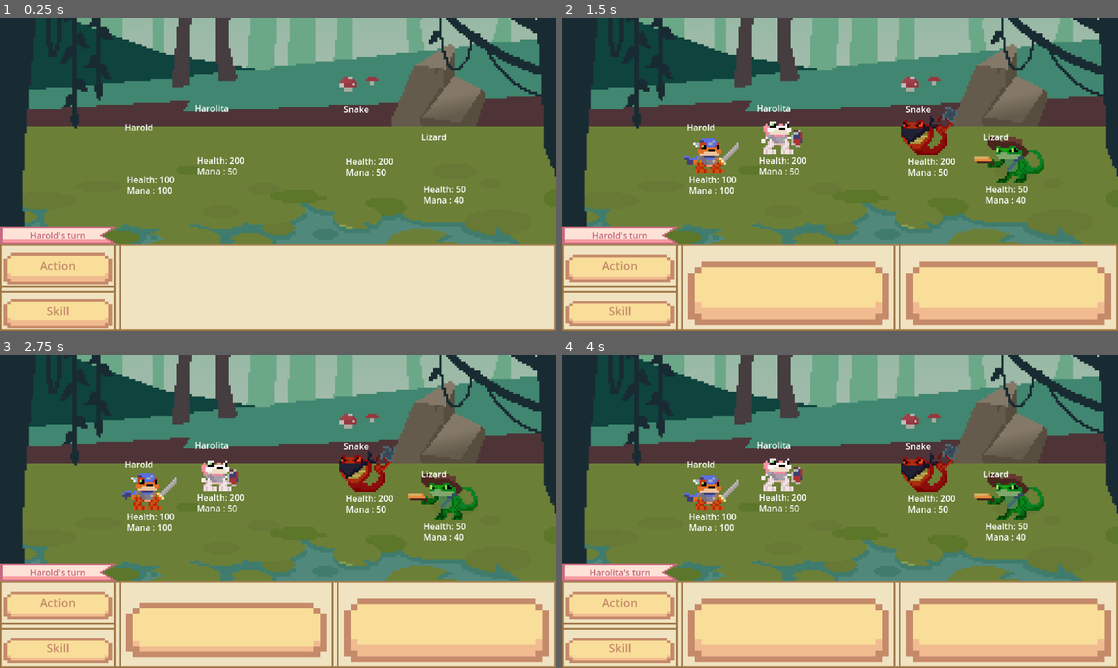
Above: before the commit, frames 1-4 (two rows, left to right).
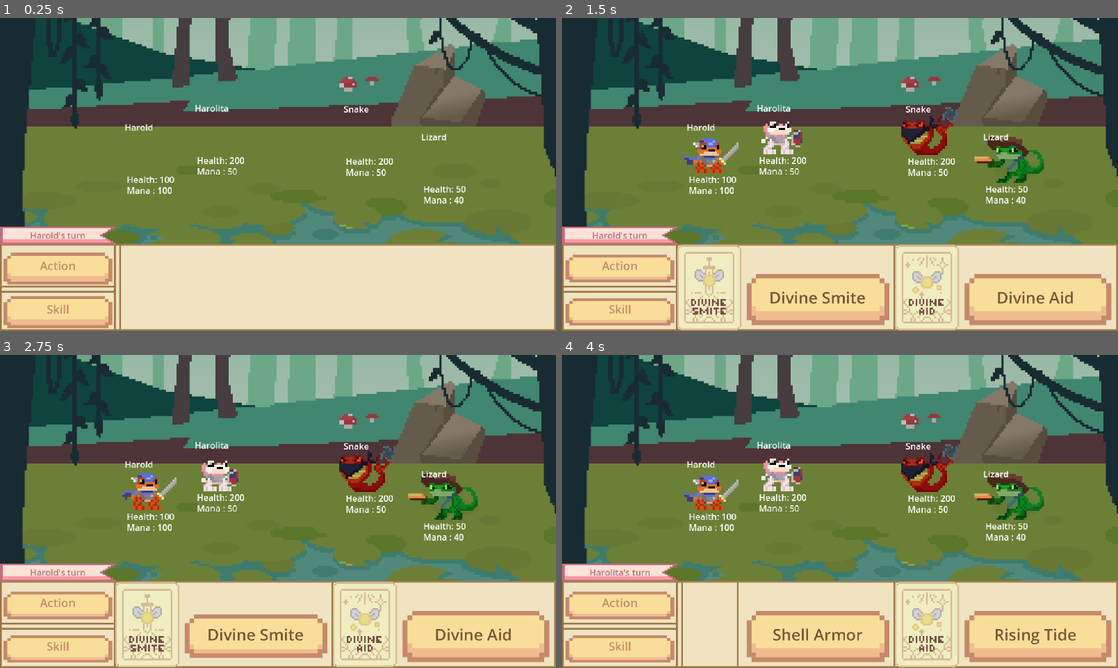
Above: after the commit, the same moments.

Repository: NxKuma/ISCS_RPG
Game: Godot game, scene res://Scene/main.tscn
The game is run twice, just before and just after one commit, with the same random seed, the same clock (stepped at 60 frames per second) and the same inputs.
Inputs (mouse positions are in pixels of both pictures, inside the frame that each line leads up to):
- Up to frame 1 (0.25 s): no input
- Up to frame 2 (1.5 s): click "Action" at 0.5 s; click "Skill" at 1.25 s
- Up to frame 3 (2.75 s): click (227, 624) at 2.02 s
- Up to frame 4 (4 s): tap Enter (ui_accept) at 2.75, 3.02, 3.77 s; move the mouse to (712, 489) at 2.77 s; click (712, 489) at 2.92 s; move the mouse to (778, 470) at 3.52 s; click (778, 470) at 3.67 s

The runs differ from the first frame. In frame 1, 0.4% of the frame differs, in the area x 0-21%, y 88-99%; in frame 2, 9.5%, in the area x 0-99%, y 72-100%; in frame 3, 9.3%; in frame 4, 9.2%.
Error before the commit: Out of bounds get index '2' (on base: 'Array[AnimatedSprite2D]') (res://Script/GameHandler.gd:136)
Error after the commit: Out of bounds get index '2' (on base: 'Array[AnimatedSprite2D]') (res://Script/GameHandler.gd:155)

Commit message:
ideally changes card images
should only work for first skill, missing 2nd skill code

something broke with the action order

Diff:
--- a/iscs-rpg/Resource/Team/Harold.tres
+++ b/iscs-rpg/Resource/Team/Harold.tres
@@ -1,7 +1,9 @@
-[gd_resource type="Resource" script_class="Entity" load_steps=4 format=3 uid="uid://b8tdcow0rsb2p"]
+[gd_resource type="Resource" script_class="Entity" load_steps=8 format=3 uid="uid://b8tdcow0rsb2p"]
 
 [ext_resource type="Script" path="res://Script/SuperScript/Entity.gd" id="1_1cf0i"]
 [ext_resource type="Script" path="res://Script/SuperScript/Skill.gd" id="2_3cg8k"]
+[ext_resource type="Texture2D" uid="uid://bk1xopb22k1vs" path="res://Art/harold_divine_smite.png" id="3_a83e5"]
+[ext_resource type="Texture2D" uid="uid://dlnogxwxpr6yj" path="res://Art/harold_divine_aid.png" id="4_m6a2x"]
 
 [sub_resource type="Resource" id="Resource_4q3bl"]
 script = ExtResource("2_3cg8k")
@@ -15,6 +17,32 @@
 skill_element = 4
 skill_damage = 30.0
 
+[sub_resource type="Resource" id="Resource_wxjri"]
+script = ExtResource("2_3cg8k")
+skill_name = "Divine Smite"
+skill_cost = 30
+skill_cooldown = 0
+skill_description = "Imbues your weapon with the light of the firefly and gives your attacks 1.5x boost."
+skill_target = "Single"
+skill_type = "Support"
+skill_mode = "Special"
+skill_element = 4
+skill_damage = 0.0
+card_img = ExtResource("3_a83e5")
+
+[sub_resource type="Resource" id="Resource_e8i83"]
+script = ExtResource("2_3cg8k")
+skill_name = "Divine Aid"
+skill_cost = 80
+skill_cooldown = 0
+skill_description = "Harold calls for the blessing of the fireflies and gives your team +25% Crit Chance."
+skill_target = "All"
+skill_type = "Support"
+skill_mode = "Special"
+skill_element = 4
+skill_damage = 0.0
+card_img = ExtResource("4_m6a2x")
+
 [resource]
 resource_local_to_scene = true
 script = ExtResource("1_1cf0i")
@@ -23,7 +51,7 @@
 mana = 100
 damage = 40.0
 inTeam = true
-skill_list = Array[ExtResource("2_3cg8k")]([SubResource("Resource_4q3bl")])
+skill_list = Array[ExtResource("2_3cg8k")]([SubResource("Resource_4q3bl"), SubResource("Resource_wxjri"), SubResource("Resource_e8i83")])
 element = 4
 resistance = Array[int]([3, 4])
 weakness = Array[int]([1])
--- a/iscs-rpg/Resource/Team/Harolita.tres
+++ b/iscs-rpg/Resource/Team/Harolita.tres
@@ -15,6 +15,30 @@
 skill_element = 0
 skill_damage = 0.0
 
+[sub_resource type="Resource" id="Resource_6tfdu"]
+script = ExtResource("2_rkk1s")
+skill_name = "Shell Armor"
+skill_cost = 30
+skill_cooldown = 0
+skill_description = "Harolita fortifies her defenses with sturdy shells, giving her +25% resistance to all damage."
+skill_target = "Single"
+skill_type = "Support"
+skill_mode = "Special"
+skill_element = 1
+skill_damage = 0.0
+
+[sub_resource type="Resource" id="Resource_we3id"]
+script = ExtResource("2_rkk1s")
+skill_name = "Rising Tide"
+skill_cost = 70
+skill_cooldown = 0
+skill_description = "Harolita calls for the tide and propells her team faster, giving everyone in her team x2 speed."
+skill_target = "All"
+skill_type = "Support"
+skill_mode = "Special"
+skill_element = 1
+skill_damage = 0.0
+
 [resource]
 script = ExtResource("1_cmhqr")
 entity_name = "Harolita"
@@ -22,7 +46,7 @@
 mana = 50
 damage = 20.0
 inTeam = true
-skill_list = Array[ExtResource("2_rkk1s")]([SubResource("Resource_raw4b")])
+skill_list = Array[ExtResource("2_rkk1s")]([SubResource("Resource_raw4b"), SubResource("Resource_6tfdu"), SubResource("Resource_we3id")])
 element = 1
 resistance = Array[int]([])
 weakness = Array[int]([])
--- a/iscs-rpg/Scene/main.tscn
+++ b/iscs-rpg/Scene/main.tscn
@@ -11,7 +11,9 @@
 [ext_resource type="Resource" uid="uid://dcrqn48o2sdu5" path="res://Resource/Enemies/Lizard.tres" id="7_aki4r"]
 [ext_resource type="PackedScene" uid="uid://chbe22p815kfy" path="res://Scene/ui.tscn" id="7_hsdh1"]
 [ext_resource type="Resource" uid="uid://bfpvp7h5i2nb2" path="res://Resource/Team/Harolita.tres" id="7_ugwp5"]
+[ext_resource type="Texture2D" uid="uid://bk1xopb22k1vs" path="res://Art/harold_divine_smite.png" id="8_b7obx"]
 [ext_resource type="Texture2D" uid="uid://bwsxfi4t22s0u" path="res://Art/Lizard.png" id="9_tar5j"]
+[ext_resource type="Texture2D" uid="uid://dlnogxwxpr6yj" path="res://Art/harold_divine_aid.png" id="9_u3xpr"]
 
 [sub_resource type="ShaderMaterial" id="ShaderMaterial_wb0ka"]
 resource_local_to_scene = true
@@ -54,7 +56,33 @@
 skill_element = 4
 skill_damage = 30.0
 
-[sub_resource type="Resource" id="Resource_aavtq"]
+[sub_resource type="Resource" id="Resource_wxjri"]
+script = ExtResource("3_eqwtp")
+skill_name = "Divine Smite"
+skill_cost = 30
+skill_cooldown = 0
+skill_description = "Imbues your weapon with the light of the firefly and gives your attacks 1.5x boost."
+skill_target = "Single"
+skill_type = "Support"
+skill_mode = "Special"
+skill_element = 4
+skill_damage = 0.0
+card_img = ExtResource("8_b7obx")
+
+[sub_resource type="Resource" id="Resource_e8i83"]
+script = ExtResource("3_eqwtp")
+skill_name = "Divine Aid"
+skill_cost = 80
+skill_cooldown = 0
+skill_description = "Harold calls for the blessing of the fireflies and gives your team +25% Crit Chance."
+skill_target = "All"
+skill_type = "Support"
+skill_mode = "Special"
+skill_element = 4
+skill_damage = 0.0
+card_img = ExtResource("9_u3xpr")
+
+[sub_resource type="Resource" id="Resource_toemn"]
 resource_local_to_scene = true
 script = ExtResource("2_f8bsn")
 entity_name = "Harold"
@@ -62,7 +90,7 @@
 mana = 100
 damage = 40.0
 inTeam = true
-skill_list = Array[ExtResource("3_eqwtp")]([SubResource("Resource_4q3bl")])
+skill_list = Array[ExtResource("3_eqwtp")]([SubResource("Resource_4q3bl"), SubResource("Resource_wxjri"), SubResource("Resource_e8i83")])
 element = 4
 resistance = Array[int]([3, 4])
 weakness = Array[int]([1])
@@ -170,7 +198,7 @@
 position = Vector2(513, 468)
 scale = Vector2(7.5, 7.5)
 sprite_frames = SubResource("SpriteFrames_huilu")
-stats = SubResource("Resource_aavtq")
+stats = SubResource("Resource_toemn")
 
 [node name="Player2" parent="." instance=ExtResource("1_uhqgt")]
 material = SubResource("ShaderMaterial_aivnm")
--- a/iscs-rpg/Scene/player.tscn
+++ b/iscs-rpg/Scene/player.tscn
@@ -154,10 +154,6 @@
 "values": [0.0, 0.0872665, -0.0872665, 0.0]
 }
 
-[sub_resource type="Animation" id="Animation_q3xsd"]
-resource_name = "Stun"
-step = 0.1
-
 [sub_resource type="Animation" id="Animation_dfmfy"]
 length = 0.001
 tracks/0/type = "value"
@@ -208,6 +204,10 @@
 "update": 0,
 "values": [0.0]
 }
+
+[sub_resource type="Animation" id="Animation_q3xsd"]
+resource_name = "Stun"
+step = 0.1
 
 [sub_resource type="AnimationLibrary" id="AnimationLibrary_t5cmg"]
 _data = {
--- a/iscs-rpg/Scene/ui.tscn
+++ b/iscs-rpg/Scene/ui.tscn
@@ -1,7 +1,9 @@
-[gd_scene load_steps=8 format=3 uid="uid://chbe22p815kfy"]
+[gd_scene load_steps=10 format=3 uid="uid://chbe22p815kfy"]
 
 [ext_resource type="StyleBox" uid="uid://d2rj7cq7mwm3u" path="res://Resource/Textrue/ui.tres" id="1_b0web"]
 [ext_resource type="Texture2D" uid="uid://dg04w854mvlx5" path="res://Art/Art.png" id="1_i4p0k"]
+[ext_resource type="Texture2D" uid="uid://bk1xopb22k1vs" path="res://Art/harold_divine_smite.png" id="3_30tia"]
+[ext_resource type="Texture2D" uid="uid://dlnogxwxpr6yj" path="res://Art/harold_divine_aid.png" id="4_qt4ej"]
 
 [sub_resource type="AtlasTexture" id="AtlasTexture_jjf2c"]
 atlas = ExtResource("1_i4p0k")
@@ -102,6 +104,7 @@
 anchors_preset = 15
 anchor_right = 1.0
 anchor_bottom = 1.0
+offset_top = -12.0
 grow_horizontal = 2
 grow_vertical = 2
 mouse_default_cursor_shape = 2
@@ -130,6 +133,7 @@
 theme_override_styles/panel = ExtResource("1_b0web")
 
 [node name="ActionPanel" type="HSplitContainer" parent="BottomContainer/HSplitter/RSelection"]
+visible = false
 layout_mode = 1
 anchors_preset = 15
 anchor_right = 1.0
@@ -202,7 +206,6 @@
 vertical_alignment = 1
 
 [node name="Skill" type="HSplitContainer" parent="BottomContainer/HSplitter/RSelection"]
-visible = false
 layout_mode = 1
 anchors_preset = 15
 anchor_right = 1.0
@@ -216,37 +219,120 @@
 layout_mode = 2
 theme_override_styles/panel = ExtResource("1_b0web")
 
-[node name="Button" type="TextureButton" parent="BottomContainer/HSplitter/RSelection/Skill/Panel"]
-layout_mode = 1
-anchors_preset = 15
-anchor_right = 1.0
-anchor_bottom = 1.0
-grow_horizontal = 2
-grow_vertical = 2
-mouse_default_cursor_shape = 2
-toggle_mode = true
-texture_normal = SubResource("AtlasTexture_jjf2c")
-texture_pressed = SubResource("AtlasTexture_w0rsb")
-texture_hover = SubResource("AtlasTexture_oxyae")
-stretch_mode = 0
+[node name="HSplitContainer" type="HSplitContainer" parent="BottomContainer/HSplitter/RSelection/Skill/Panel"]
+layout_mode = 1
+anchors_preset = 15
+anchor_right = 1.0
+anchor_bottom = 1.0
+grow_horizontal = 2
+grow_vertical = 2
+split_offset = 180
+
+[node name="Card1Panel" type="Panel" parent="BottomContainer/HSplitter/RSelection/Skill/Panel/HSplitContainer"]
+layout_mode = 2
+size_flags_horizontal = 0
+size_flags_vertical = 0
+tooltip_text = "Imbues your weapon with the light of the fire fly and gives your attacks 1.5x boost."
+
+[node name="Sprite2D" type="Sprite2D" parent="BottomContainer/HSplitter/RSelection/Skill/Panel/HSplitContainer/Card1Panel"]
+z_index = 1
+position = Vector2(96, 150)
+scale = Vector2(6, 6)
+texture = ExtResource("3_30tia")
+
+[node name="Button1Panel" type="Panel" parent="BottomContainer/HSplitter/RSelection/Skill/Panel/HSplitContainer"]
+layout_mode = 2
+theme_override_styles/panel = ExtResource("1_b0web")
+
+[node name="Button" type="TextureButton" parent="BottomContainer/HSplitter/RSelection/Skill/Panel/HSplitContainer/Button1Panel"]
+layout_mode = 2
+anchor_left = 0.029
+anchor_right = 1.0
+anchor_bottom = 1.0
+offset_left = 1.108
+offset_top = 55.0
+offset_right = -6.0
+offset_bottom = -5.0
+grow_horizontal = 2
+grow_vertical = 2
+mouse_default_cursor_shape = 2
+toggle_mode = true
+texture_normal = SubResource("AtlasTexture_jjf2c")
+texture_pressed = SubResource("AtlasTexture_w0rsb")
+texture_hover = SubResource("AtlasTexture_oxyae")
+stretch_mode = 0
+
+[node name="Label" type="Label" parent="BottomContainer/HSplitter/RSelection/Skill/Panel/HSplitContainer/Button1Panel/Button"]
+layout_mode = 0
+offset_left = 49.0
+offset_top = 80.0
+offset_right = 475.0
+offset_bottom = 179.0
+theme_override_colors/font_color = Color(0.497738, 0.334799, 0.223543, 1)
+theme_override_font_sizes/font_size = 55
+text = "Skill1
+"
+horizontal_alignment = 1
+vertical_alignment = 1
 
 [node name="Panel2" type="Panel" parent="BottomContainer/HSplitter/RSelection/Skill"]
 layout_mode = 2
 theme_override_styles/panel = ExtResource("1_b0web")
 
-[node name="Button" type="TextureButton" parent="BottomContainer/HSplitter/RSelection/Skill/Panel2"]
-layout_mode = 1
-anchors_preset = 15
-anchor_right = 1.0
-anchor_bottom = 1.0
-grow_horizontal = 2
-grow_vertical = 2
-mouse_default_cursor_shape = 2
-toggle_mode = true
-texture_normal = SubResource("AtlasTexture_jjf2c")
-texture_pressed = SubResource("AtlasTexture_w0rsb")
-texture_hover = SubResource("AtlasTexture_oxyae")
-stretch_mode = 0
+[node name="HSplitContainer2" type="HSplitContainer" parent="BottomContainer/HSplitter/RSelection/Skill/Panel2"]
+layout_mode = 1
+anchors_preset = 15
+anchor_right = 1.0
+anchor_bottom = 1.0
+grow_horizontal = 2
+grow_vertical = 2
+split_offset = 180
+
+[node name="Card2Panel" type="Panel" parent="BottomContainer/HSplitter/RSelection/Skill/Panel2/HSplitContainer2"]
+layout_mode = 2
+size_flags_horizontal = 0
+size_flags_vertical = 0
+tooltip_text = "Harold calls for the blessing of the fireflies and gives your team +25% Crit Chance."
+
+[node name="Sprite2D" type="Sprite2D" parent="BottomContainer/HSplitter/RSelection/Skill/Panel2/HSplitContainer2/Card2Panel"]
+z_index = 1
+position = Vector2(96, 150)
+scale = Vector2(6, 6)
+texture = ExtResource("4_qt4ej")
+
+[node name="Button2Panel" type="Panel" parent="BottomContainer/HSplitter/RSelection/Skill/Panel2/HSplitContainer2"]
+layout_mode = 2
+theme_override_styles/panel = ExtResource("1_b0web")
+
+[node name="Button" type="TextureButton" parent="BottomContainer/HSplitter/RSelection/Skill/Panel2/HSplitContainer2/Button2Panel"]
+layout_mode = 2
+anchor_left = 0.029
+anchor_right = 1.0
+anchor_bottom = 1.0
+offset_left = 1.108
+offset_top = 55.0
+offset_right = -6.0
+offset_bottom = -5.0
+grow_horizontal = 2
+grow_vertical = 2
+mouse_default_cursor_shape = 2
+toggle_mode = true
+texture_normal = SubResource("AtlasTexture_jjf2c")
+texture_pressed = SubResource("AtlasTexture_w0rsb")
+texture_hover = SubResource("AtlasTexture_oxyae")
+stretch_mode = 0
+
+[node name="Label" type="Label" parent="BottomContainer/HSplitter/RSelection/Skill/Panel2/HSplitContainer2/Button2Panel/Button"]
+offset_left = 49.0
+offset_top = 80.0
+offset_right = 475.0
+offset_bottom = 179.0
+theme_override_colors/font_color = Color(0.497738, 0.334799, 0.223543, 1)
+theme_override_font_sizes/font_size = 55
+text = "Skill2
+"
+horizontal_alignment = 1
+vertical_alignment = 1
 
 [node name="Panel" type="Panel" parent="."]
 layout_mode = 1
--- a/iscs-rpg/Script/GameHandler.gd
+++ b/iscs-rpg/Script/GameHandler.gd
@@ -3,6 +3,14 @@
 @onready var ui: Control = $UI
 @onready var label: Label = $Label
 
+const cursor_open = preload("res://Art/harold_open_cursor_big.png")
+const cursor_point = preload("res://Art/harold_point_cursor_big.png")
+const dsmite_card = preload("res://Art/harold_divine_smite.png")
+const daid_card = preload("res://Art/harold_divine_aid.png")
+const sarmor_card = preload("res://Art/harolita_shell_armor.png")
+const rtide_card = preload("res://Art/harolita_rising_tide.png")
+
+var cards: Array = [dsmite_card, daid_card, sarmor_card, rtide_card]
 var entities: Array[AnimatedSprite2D] = []
 var team: Array[AnimatedSprite2D] = []
 var enemies: Array[AnimatedSprite2D] = []
@@ -10,6 +18,8 @@
 
 var current_state: int = GameState.SetUp
 var special_button: TextureButton
+var skill1_button: TextureButton
+var skill2_button: TextureButton
 var a_panel: HSplitContainer
 var s_panel: HSplitContainer
 var l_panel: VSplitContainer
@@ -40,6 +50,9 @@
 	l_panel = ui.get_child(0).get_child(0).get_child(0).get_child(0)
 	turn_indicator = ui.get_child(1).get_child(0)
 
+	Input.set_custom_mouse_cursor(cursor_open, Input.CURSOR_ARROW)
+	Input.set_custom_mouse_cursor(cursor_point, Input.CURSOR_POINTING_HAND)
+
 	a_panel.set_visible(false)
 	s_panel.set_visible(false)
 #--------------------------------------------------------------
@@ -47,7 +60,9 @@
 		right_buttons.append(child.get_child(0))
 	special_button = right_buttons[1]
 	for child in s_panel.get_children():
-		right_buttons.append(child.get_child(0))
+		right_buttons.append(child.get_child(0).get_child(1).get_child(0))
+	skill1_button = right_buttons[2]
+	skill2_button = right_buttons[3]
 	for rb in right_buttons:
 		rb.button_up.connect(_attack_button_press)
 #--------------------------------------------------------------
@@ -120,6 +135,10 @@
 		turn_indicator.text = team[current_entity].stats.entity_name +"'s turn"
 		if a_panel.is_visible():
 			special_button.get_child(0).text = team[current_entity].stats.skill_list[0].skill_name
+		if s_panel.is_visible():
+			skill1_button.get_child(0).text = team[current_entity].stats.skill_list[1].skill_name
+			skill2_button.get_child(0).text = team[current_entity].stats.skill_list[2].skill_name
+			skill1_button.get_parent().get_parent().get_child(0).get_child(0).texture = team[current_entity].stats.skill_list[1].card_img
 #------------------------------------------------------------------------------
 	elif current_state == GameState.Target:
 		has_queued = false
--- a/iscs-rpg/Script/SuperScript/Skill.gd
+++ b/iscs-rpg/Script/SuperScript/Skill.gd
@@ -11,6 +11,7 @@
 @export_enum("Special", "Active") var skill_mode: String
 @export var skill_element: Element
 @export var skill_damage: float
+@export var card_img: Texture2D
 
 #Hidden in the Inspector
 enum Element{
Binary file added: iscs-rpg/Art/harold_divine_aid.png
Not shown, added: iscs-rpg/Art/harold_divine_aid.png.import
Binary file added: iscs-rpg/Art/harold_divine_smite.png
Not shown, added: iscs-rpg/Art/harold_divine_smite.png.import
Binary file added: iscs-rpg/Art/harold_open_cursor_big.png
Not shown, added: iscs-rpg/Art/harold_open_cursor_big.png.import
Binary file added: iscs-rpg/Art/harold_point_cursor_big.png
Not shown, added: iscs-rpg/Art/harold_point_cursor_big.png.import
Binary file added: iscs-rpg/Art/harolita_rising_tide.png
Not shown, added: iscs-rpg/Art/harolita_rising_tide.png.import
Binary file added: iscs-rpg/Art/harolita_shell_armor.png
Not shown, added: iscs-rpg/Art/harolita_shell_armor.png.import
(and 2 more such lines)
